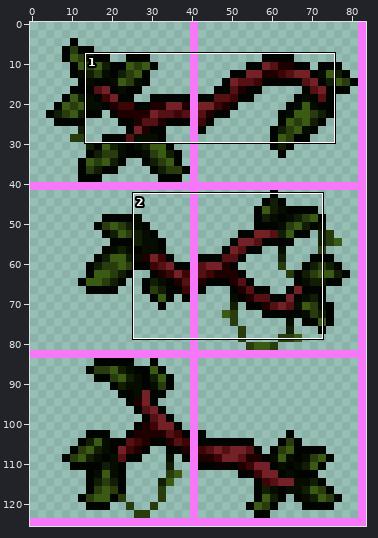
Two states of a sprite sheet, Tiles/DarkElmTree_Branches.png. The picture above shows the old version from afar; the outline marks the close-up.
Close-up. Old version:
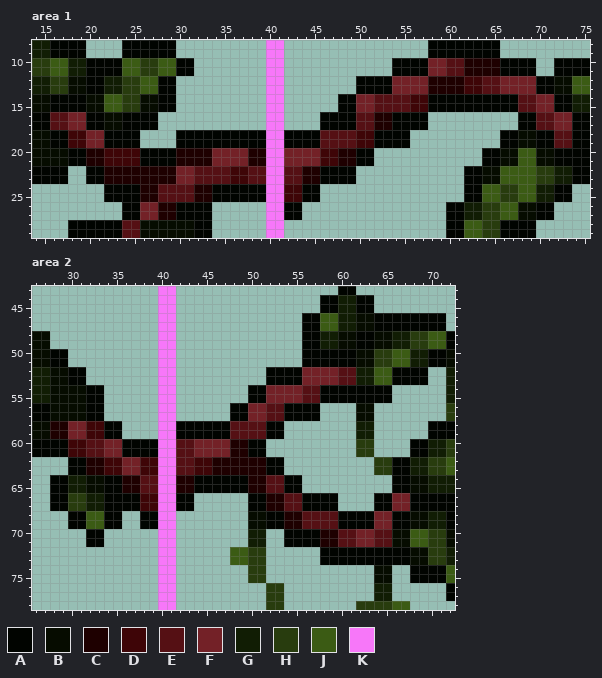
The file is 84x126 pixels. Colours within 5 levels of each other are drawn and written as one. Shown: area 1: x 14..75, y 8..29; area 2: x 26..72, y 43..78. The commit also changed other parts of the picture, which this record leaves out.
Palette (. is transparent): A #010400  B #060c00  C #1e0000  D #3e0507  E #551014  F #732127  G #111d04  H #283c0e  J #3b5b14  K #f777f9
Now the later version:
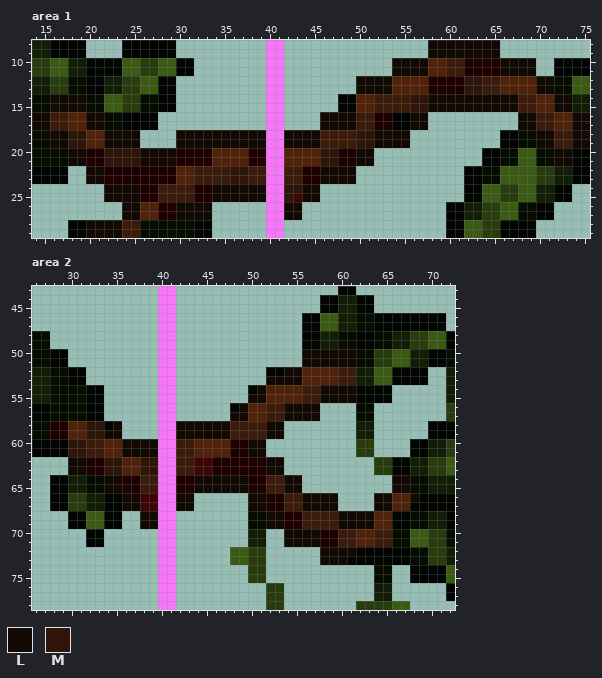
Colours new in this view: L #120903  M #2e1509
What changed:
colour E: #551014 -> #3b1b0a
colour F: #732127 -> #502209
Changed rows in their new state; - is a pixel that keeps its letter.
Area 1:
first column x 14:
 8 --------------------------------------------LLLLLLLL----------
 9 --------------------------------------------LLLLLLLL----------
10 ----------------------------------------LLLL--------LLLL------
11 ----------------------------------------LLLL--------LLLL------
12 ------------------------------------LLLL--------MM------LL----
13 ------------------------------------LLLL--------MM------LL----
14 --LLLL------------------------------------MMLLLLLLLLLL----LL--
15 --LLLL------------------------------------MMLLLLLLLLLL----LL--
16 LL----LL------------------------LLLL------LL----------LL----LL
17 LL----LL------------------------LLLL------LL----------LL----LL
18 --LLMM--LLLL----LLLLLLLLLL--LLLL----MMLLLL--------------LL--LL
19 --LLMM--LLLL----LLLLLLLLLL--LLLL----MMLLLL--------------LL--LL
20 ----LL--MMMMLLLL----------------MM--LL--------------------LL--
21 ----LL--MMMMLLLL----------------MM--LL--------------------LL--
22 ------LL--------------MM--------LLLL--------------------------
23 ------LL--------------MM--------LLLL--------------------------
24 --------LLLL--------LLLLLL--MMLL------------------------------
25 --------LLLL--------LLLLLL--M-LL------------------------------
26 ----------LL----LLLL--------LL--------------------------------
27 ----------LL----LLLL--------LL--------------------------------
28 ------LLLL----------------------------------------------------
29 ------LLLL----------------------------------------------------
Area 2:
first column x 30:
50 --------------------------LLLLLL-------
51 --------------------------LLLLLL-------
52 ------------------------LL-------------
53 ----------------------LLLL-------------
54 ---------------------L------LLLL-------
55 --------------------LL------LLLL-------
56 -------------------L----LLLL-----------
57 ------------------LL----LLLL-----------
58 --MM-L------LLLLLL----LL---------------
59 --MMLL------LLLLLL----LL---------------
60 MM----LLLL----------LL-----------------
61 MM----LLLL----------LL-----------------
62 LL--MM--MM------------LL---------------
63 LL--MM--MM------------LL---------------
64 ----LL--------LLLLLL----LL----------LL-
65 ----LL--------LLLLLL----LL----------LL-
66 ------LL----LL------LL----LLLL----LL--L
67 ------LL----LL------LL----LLLL----LL---
68 --------LL------------LL------LLLL-----
69 --------LL------------LL------LLLL-----
70 ------------------------LLLL-----------
71 ------------------------LLLL-----------
72 ----------------------------LLLL-------
73 ----------------------------LLL--------
Changed places in both close-ups, as pixel boxes (x1, y1, x2, y2):
changed: (32, 40, 590, 238)
changed: (68, 349, 419, 565)
